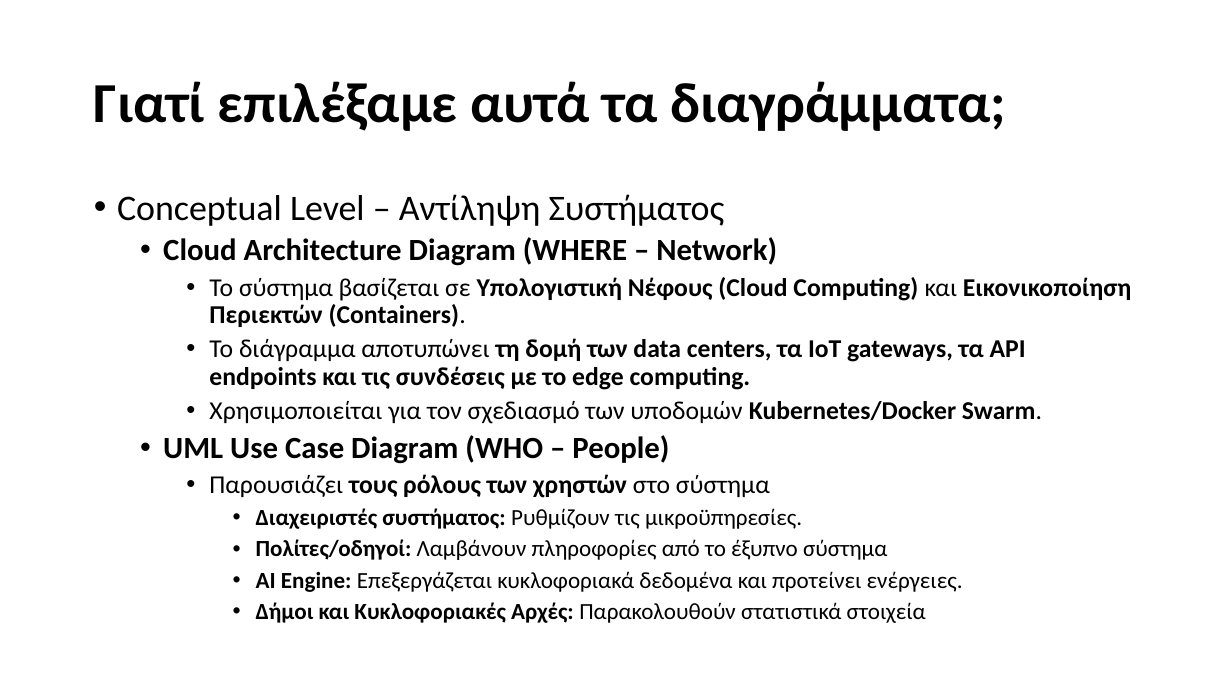
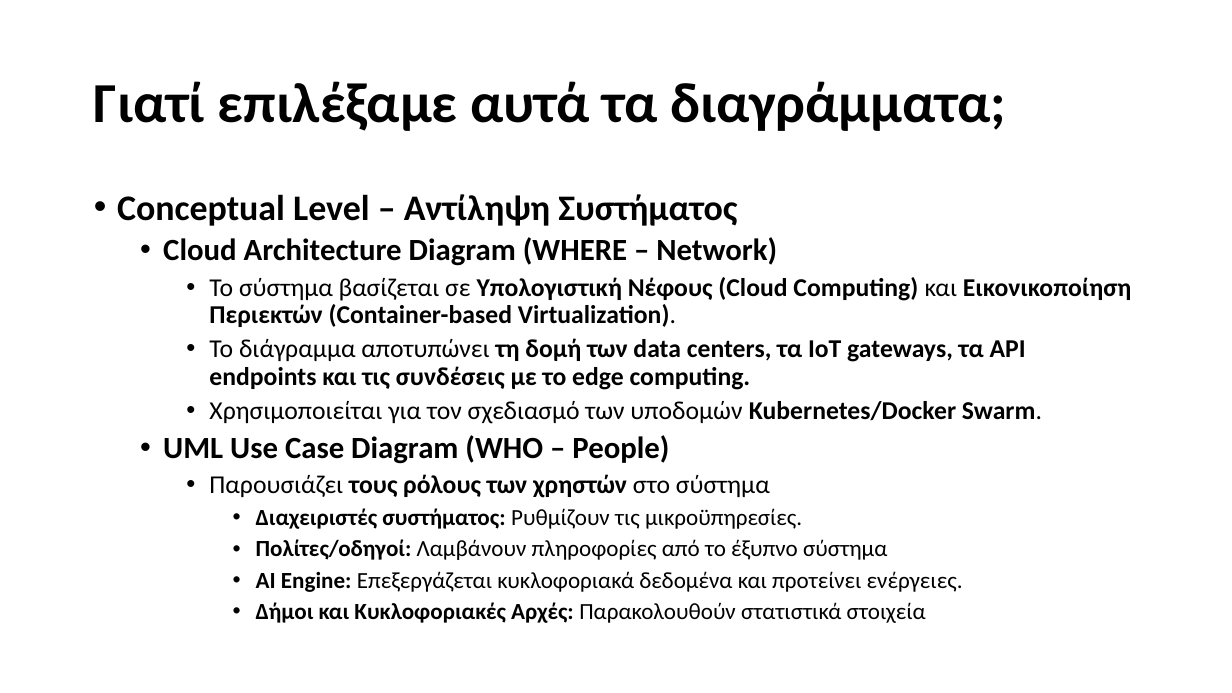
Before and after one commit to Ath21/STL_Drive, a slide deck: slide 6 of Presentation.pptx (slide 5 before the commit). Drawn at 1232x693 pixels with LibreOffice and Linux fonts; fonts in the diff are those of the drawing. Boxes give left, top, right and bottom in pixels: in the first picture for what was removed or moved away, otherwise in the second. Text is boxed around its words. In the diff, an @@ line names an element or a change of style, - is before the commit and + after.

```diff
--- a/Presentation.pptx
+++ b/Presentation.pptx
@@ text at (x1=117, y1=194, x2=737, y2=226): bold on in "Conceptual Level – Αντίληψη Συστήματος" @@
@@ text at (x1=209, y1=277, x2=1131, y2=327): text changed @@
-    • Το σύστημα βασίζεται σε Υπολογιστική Νέφους (Cloud Computing) και Εικονικοποίηση Περιεκτών (Containers).
+    • Το σύστημα βασίζεται σε Υπολογιστική Νέφους (Cloud Computing) και Εικονικοποίηση Περιεκτών (Container-based Virtualization).
```
Also in this commit, not shown: 2 other slides changed, 8 slides added, 1 slide removed, 5 other files.
